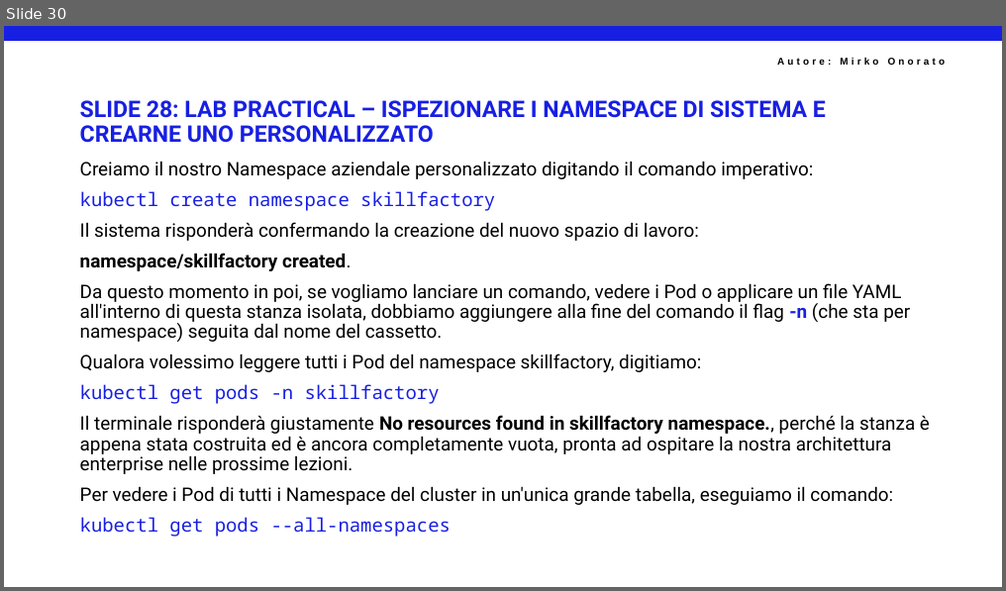
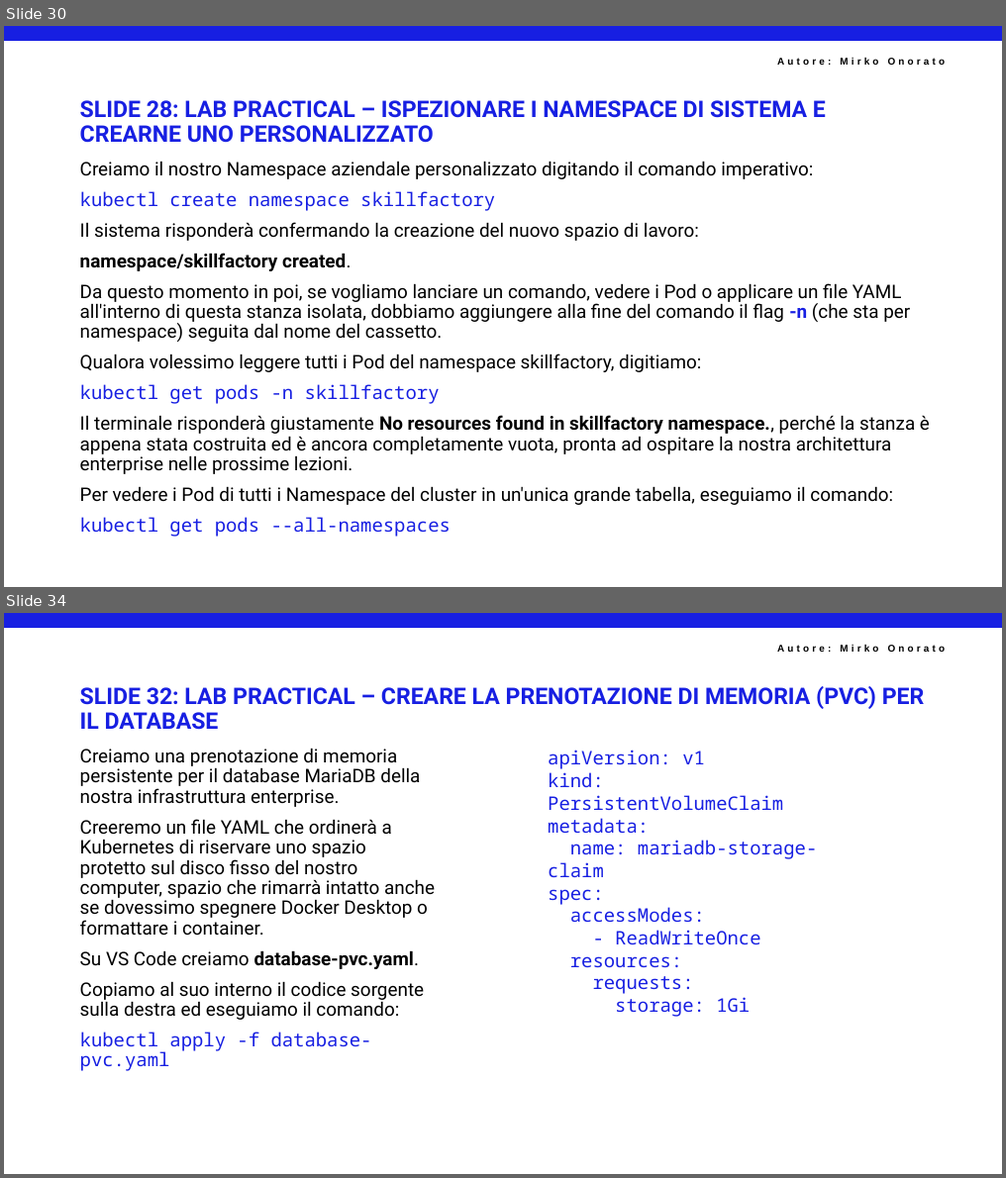
Before and after one commit to mirkoSkF/Docker-Slides, a slide deck: 5 - IL NETWORKING DI KUBERNETES E I SERVICE (L'ANIMA DELLA RETE).pptx. Shown one above the other, each under a label of ours: slide 30 before the commit, slides 30 and 34 after it; the slides between them are not shown. The pictures are 1006x591 and 1006x1178 pixels, drawn with LibreOffice and Linux fonts; fonts in the diff are those of the drawing; background and template pictures are left out. Boxes give left, top, right and bottom in pixels: in the first picture for what was removed or moved away, otherwise in the second. Text is boxed around its words. In the diff, an @@ line names an element or a change of style, - is before the commit and + after.

```diff
--- a/5 - IL NETWORKING DI KUBERNETES E I SERVICE (L'ANIMA DELLA RETE).pptx
+++ b/5 - IL NETWORKING DI KUBERNETES E I SERVICE (L'ANIMA DELLA RETE).pptx
@@ slide 34 added at [4,613,1002,1174], background #FFFFFF; not listed: 2 template elements that a slide beside it also shows @@
@@ title added at [80,686,925,730], 22 pt, text #171FE2, bold @@
+SLIDE 32: LAB PRACTICAL – CREARE LA PRENOTAZIONE DI MEMORIA (PVC) PER IL DATABASE
@@ text added at [80,748,435,1071], 18 pt, text #000000 @@
+Creiamo una prenotazione di memoria persistente per il database MariaDB della nostra infrastruttura enterprise.
+Creeremo un file YAML che ordinerà a Kubernetes di riservare uno spazio protetto sul disco fisso del nostro computer, spazio che rimarrà intatto anche se dovessimo spegnere Docker Desktop o formattare i container.
+Su VS Code creiamo database-pvc.yaml.
+Copiamo al suo interno il codice sorgente sulla destra ed eseguiamo il comando:
+kubectl apply -f database-pvc.yaml
@@ text added at [548,750,817,1017], 18 pt, text #171FE2 @@
+apiVersion: v1
+kind: PersistentVolumeClaim
+metadata:
+name: mariadb-storage-claim
+spec:
+accessModes:
+- ReadWriteOnce
+resources:
+requests:
+storage: 1Gi
```
Also in this commit, not shown: 3 slides changed, 15 other slides added.
